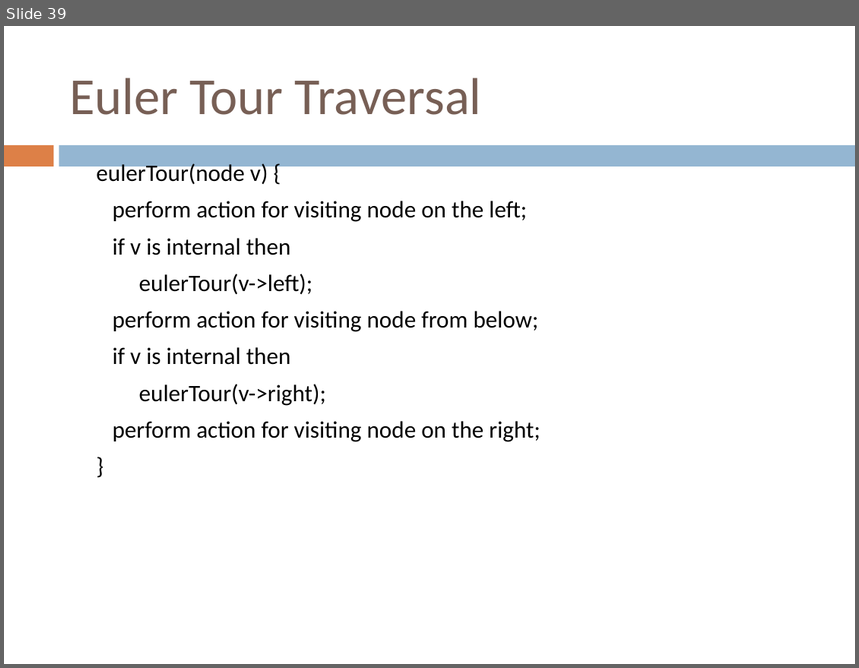
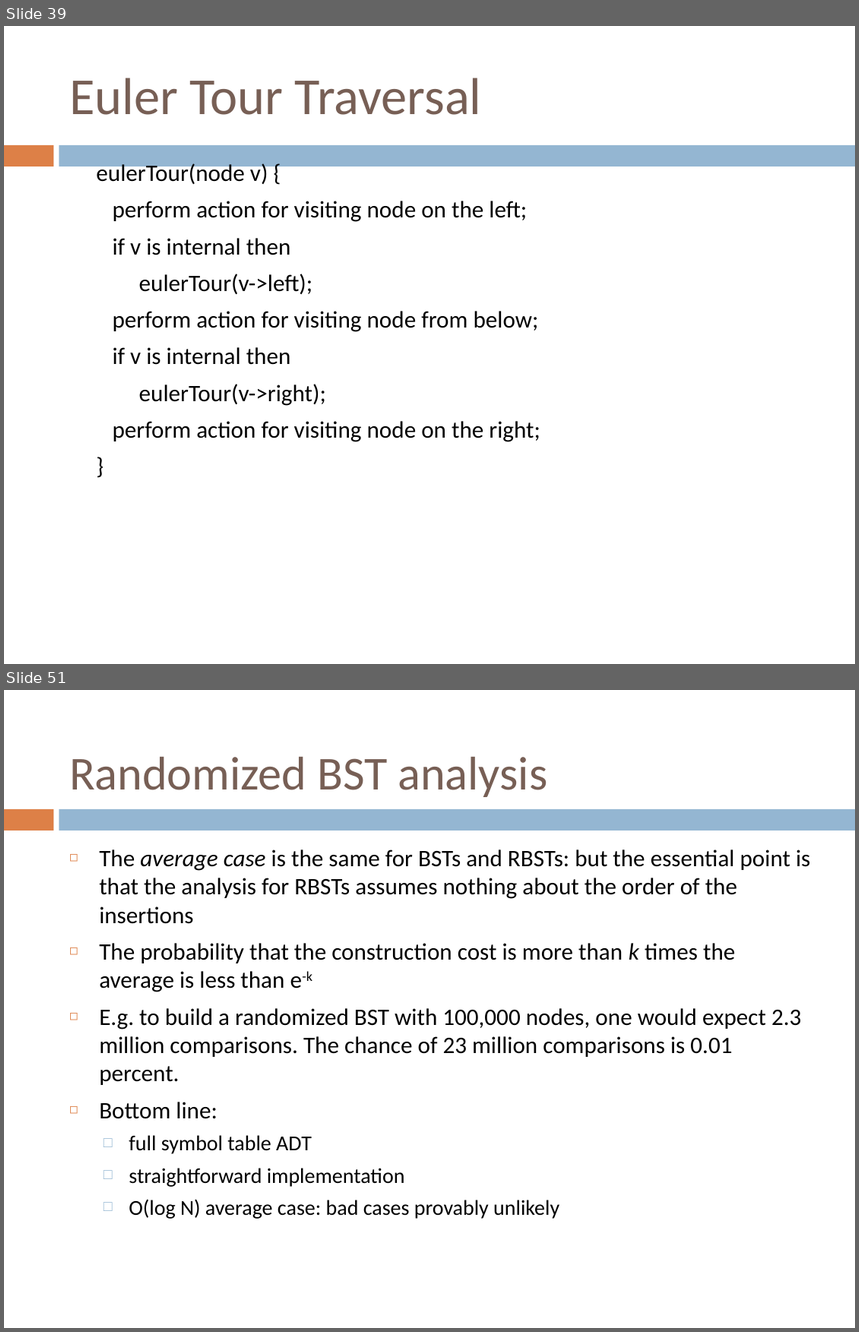
Before and after one commit to sundyCoder/CSK, a slide deck: 3@CSDS/PPT/4@tree.pptx. Shown one above the other, each under a label of ours: slide 39 before the commit, slides 39 and 51 after it; the slides between them are not shown. The pictures are 859x668 and 859x1332 pixels, drawn with LibreOffice and Linux fonts; fonts in the diff are those of the drawing. Boxes give left, top, right and bottom in pixels: in the first picture for what was removed or moved away, otherwise in the second. Text is boxed around its words. In the diff, an @@ line names an element or a change of style, - is before the commit and + after.

```diff
--- a/3@CSDS/PPT/4@tree.pptx
+++ b/3@CSDS/PPT/4@tree.pptx
@@ slide 51 added at (4,690,855,1328), background #FFFFFF; not listed: 2 template elements that a slide beside it also shows @@
@@ title added at (69,757,548,797), 40 pt, text #775F55 @@
+Randomized BST analysis
@@ text added at (99,850,810,1219), 20 pt, text #000000 @@
+◻ The average case is the same for BSTs and RBSTs: but the essential point is that the analysis for RBSTs assumes nothing about the order of the insertions
+◻ The probability that the construction cost is more than k times the average is less than e-k
+◻ E.g. to build a randomized BST with 100,000 nodes, one would expect 2.3 million comparisons. The chance of 23 million comparisons is 0.01 percent.
+◻ Bottom line:
+  □ full symbol table ADT
+  □ straightforward implementation
+  □ O(log N) average case: bad cases provably unlikely
```
Also in this commit, not shown: 13 slides changed, 31 other slides added, 37 other files.
